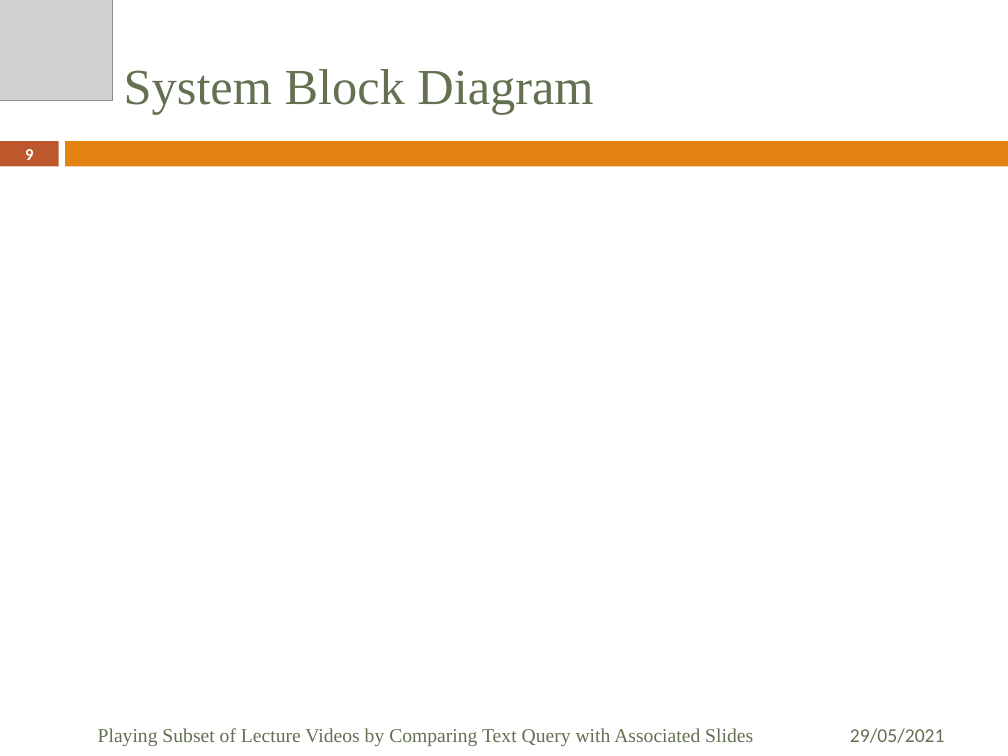
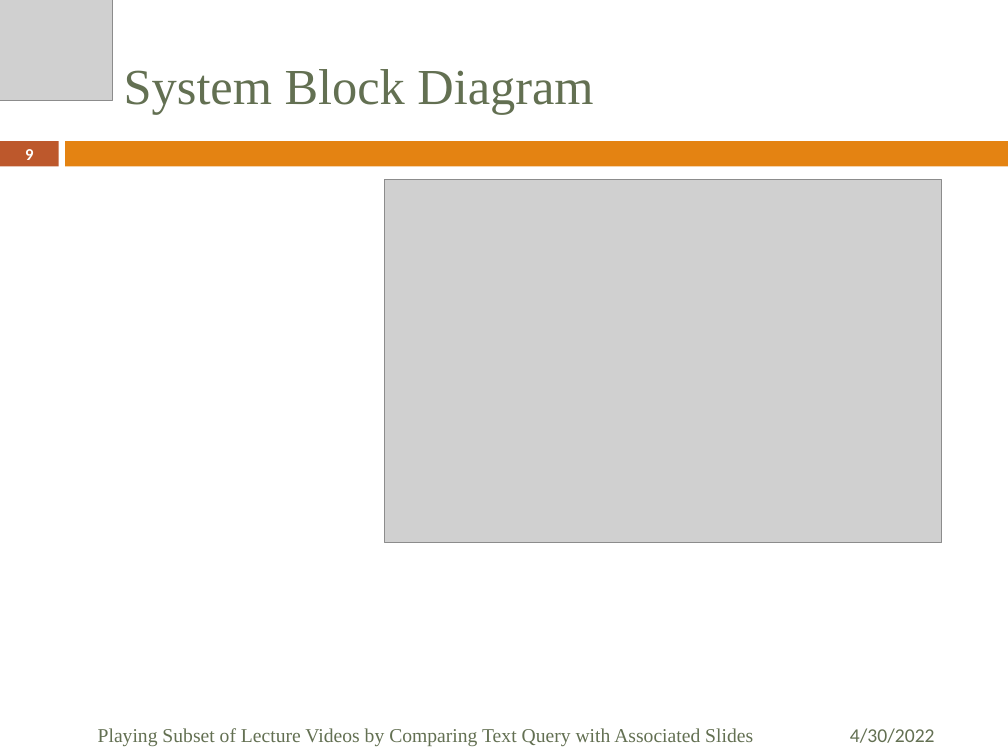
Before and after one commit to Suraj1089/Tree_Plantation, a slide deck: slide 9 of PBL Presentation Format.pptx. Drawn at 1008x756 pixels with LibreOffice and Linux fonts; fonts in the diff are those of the drawing; grey boxes stand for pictures. Boxes give left, top, right and bottom in pixels: in the first picture for what was removed or moved away, otherwise in the second. Text is boxed around its words. In the diff, an @@ line names an element or a change of style, - is before the commit and + after.

```diff
--- a/PBL Presentation Format.pptx
+++ b/PBL Presentation Format.pptx
@@ picture added at [385, 179, 942, 542] @@
@@ text at [850, 728, 935, 743]: text changed @@
-29/05/2021
+4/30/2022
```
Also in this commit, not shown: 12 other slides changed.
